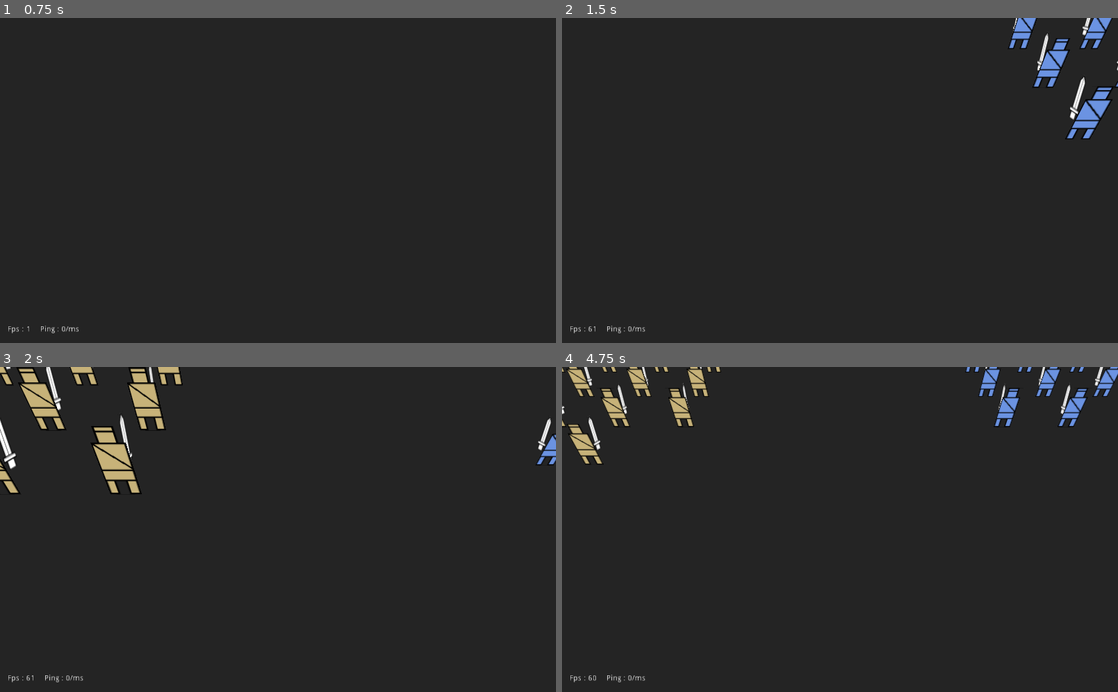
Above: before the commit, frames 1-4 (two rows, left to right).
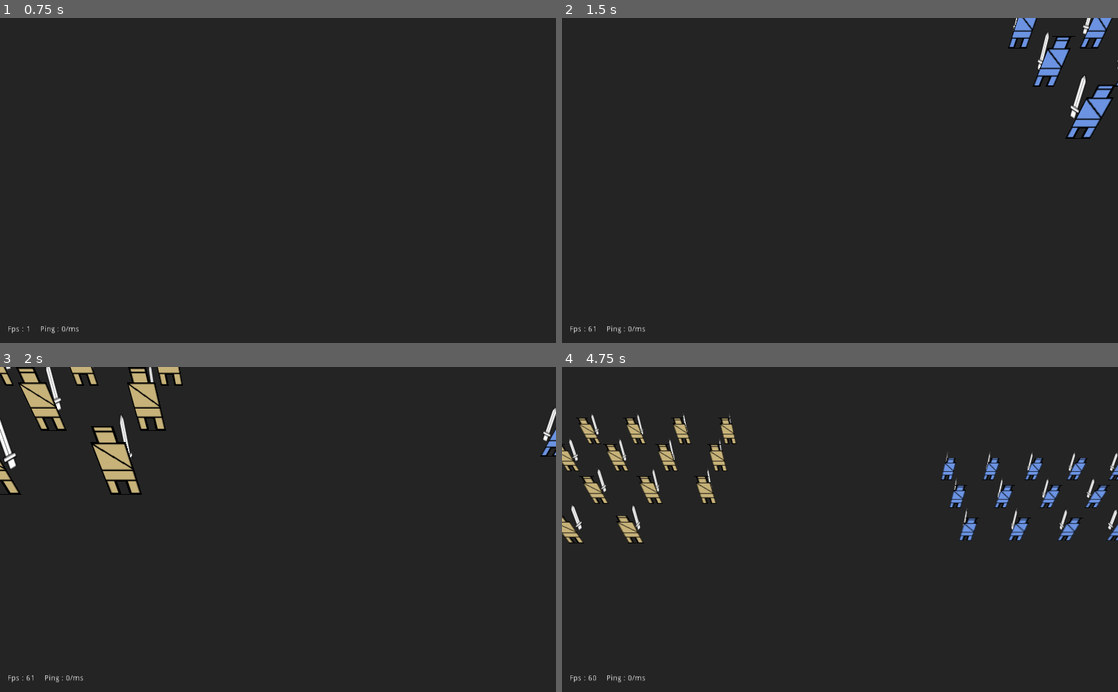
Above: after the commit, the same moments.

Repository: renosyah/nation-conquest
Game: Godot game, scene res://gameplay/mp/host/host.tscn
The game is run twice, just before and just after one commit, with the same random seed, the same clock (stepped at 60 frames per second) and the same inputs. This scene is started directly instead of the project's main scene.
Inputs (mouse positions are in pixels of both pictures, inside the frame that each line leads up to):
- Up to frame 1 (0.75 s): tap Enter at 0.5 s; move the mouse to (400, 164) at 0.52 s; click (400, 164) at 0.67 s
- Up to frame 2 (1.5 s): drag from (728, 196) to (812, 245) at 1.27 s
- Up to frame 3 (2 s): no input
- Up to frame 4 (4.75 s): move the mouse to (895, 458) at 2.02 s; click (895, 458) at 2.17 s; drag from (812, 594) to (673, 480) at 2.77 s; move the mouse to (1006, 578) at 3.52 s; click (1006, 578) at 3.67 s; drag from (673, 480) to (756, 448) at 4.27 s

Frame 1 is identical in both runs. In frame 2, 0.9% of the frame differs, in the area x 80-100%, y 0-38%; in frame 3, 0.3%; in frame 4, 7.1%, in the area x 0-100%, y 0-55%.
Error in both runs: Invalid get index 'seed' (on base: 'Dictionary'). (res://gameplay/mp/host/host.gd:37)

Commit message:
apply gravity

Diff:
--- a/assets/enviroment/enviroment.tscn
+++ b/assets/enviroment/enviroment.tscn
@@ -17,6 +17,7 @@
 environment = SubResource( 1 )
 
 [node name="DirectionalLight" type="DirectionalLight" parent="."]
-transform = Transform( 1, 0, 0, 0, -4.37114e-08, 1, 0, -1, -4.37114e-08, 0, 0, 0 )
+transform = Transform( 1, 0, 0, 0, 0.307739, 0.951471, 0, -0.951471, 0.307739, 0, 0, 0 )
 shadow_enabled = true
 directional_shadow_mode = 0
+directional_shadow_depth_range = 1
--- a/entity/squad/squad.gd
+++ b/entity/squad/squad.gd
@@ -110,14 +110,17 @@
 
 func master_moving(delta :float) -> void:
 	.master_moving(delta)
-
 	if not is_moving:
 		return
+
+	_velocity = Vector3.ZERO
 
 	var is_arrive :bool = _move_to_position(move_to)
 	if is_arrive:
 		is_moving = false
-		return
+
+	_velocity.y -= speed
+	_velocity = move_and_slide(_velocity, Vector3.UP)
 
 func puppet_moving(delta :float) -> void:
 	.puppet_moving(delta)
@@ -131,8 +134,7 @@
 
 	var direction :Vector3 = translation.direction_to(to)
 	_velocity = direction * speed
-	_velocity.y -= speed
-	_velocity = move_and_slide(_velocity, Vector3.UP)
+	_velocity.y = 0
 
 	return false
 
--- a/entity/squad/squad.tscn
+++ b/entity/squad/squad.tscn
@@ -13,6 +13,8 @@
 [sub_resource type="SpatialMaterial" id=4]
 flags_unshaded = true
 flags_no_depth_test = true
+flags_do_not_receive_shadows = true
+flags_disable_ambient_light = true
 params_billboard_mode = 1
 
 [sub_resource type="TextMesh" id=5]
@@ -23,7 +25,7 @@
 uppercase = true
 
 [sub_resource type="CylinderShape" id=3]
-height = 12.0
+height = 8.0
 radius = 8.0
 
 [node name="squad" type="KinematicBody"]
--- a/entity/unit/BaseUnit.gd
+++ b/entity/unit/BaseUnit.gd
@@ -52,9 +52,15 @@
 
 # Called every frame. 'delta' is the elapsed time since the previous frame.
 func _process(delta :float):
+	_velocity = Vector3.ZERO
+	_direction = Vector3.ZERO
+
 	attacking(delta)
 	moving(delta)
 	idle(delta)
+
+	_velocity.y -= speed
+	_velocity = move_and_slide(_velocity, Vector3.UP)
 
 func idle(delta :float):
 	pass
@@ -98,9 +104,6 @@
 
 func moving(delta :float):
 	if not is_moving:
-		_velocity = Vector3.ZERO
-		_velocity.y -= speed
-		_velocity = move_and_slide(_velocity, Vector3.UP)
 		return
 
 	var is_arrive :bool = _move_to_position(move_to)
@@ -109,6 +112,7 @@
 
 func _move_to_position(to :Vector3) -> bool:
 	var distance :float = translation.distance_to(to)
+
 	if distance <= attack_range and is_attacking:
 		return true
 
@@ -117,7 +121,6 @@
 
 	_direction = translation.direction_to(to)
 	_velocity = _direction * speed
-	_velocity.y -= speed
-	_velocity = move_and_slide(_velocity, Vector3.UP)
+	_velocity.y = 0
 
 	return false
--- a/entity/unit/militia/militia.gd
+++ b/entity/unit/militia/militia.gd
@@ -21,12 +21,10 @@
 	dir.y = 0
 
 	if dir.length() < 5.0:
+		animation_body_state.travel("idle")
 		return
+
+	animation_body_state.travel("moving")
 
 	var _transform = pivot.transform.looking_at(dir, Vector3.UP)
 	pivot.transform = pivot.transform.interpolate_with(_transform, 5 * delta)
-
-	if is_moving or is_attacking:
-		animation_body_state.travel("moving")
-	else:
-		animation_body_state.travel("idle")
--- a/entity/unit/militia/militia.tscn
+++ b/entity/unit/militia/militia.tscn
@@ -188,6 +188,7 @@
 shape = SubResource( 1 )
 
 [node name="body" type="Sprite3D" parent="."]
+alpha_cut = 2
 texture = ExtResource( 2 )
 
 [node name="pivot" type="Spatial" parent="."]
